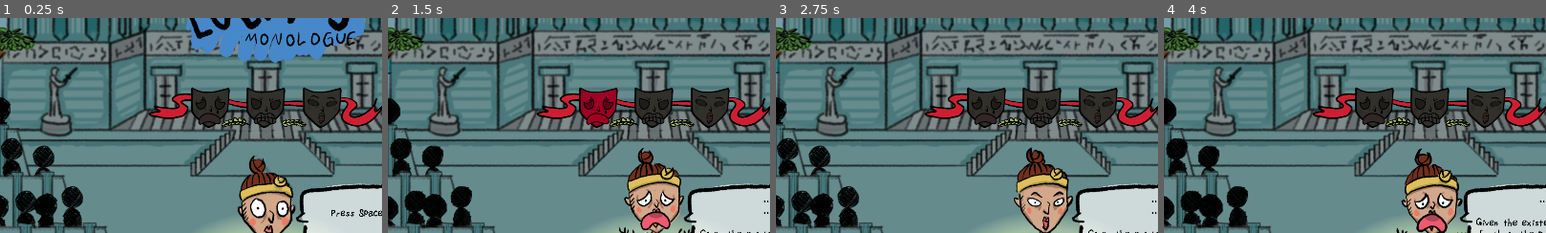
Above: before the commit, frames 1-4 (left to right).
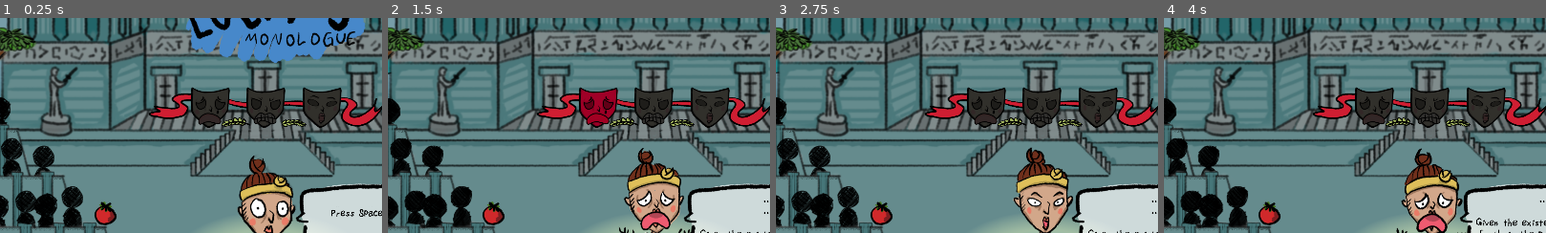
Above: after the commit, the same moments.

Repository: FaunaPolaris/microjam032
Game: Godot game, scene res://Emotions/match_game.tscn
Two runs of this game, one before a commit and one after it. Both use one fixed random seed, a clock stepped at 60 frames per second and the inputs below. Sound files missing from this copy of the repository are replaced by a short silence.
Inputs:
- Up to frame 1 (0.25 s): no input
- Up to frame 2 (1.5 s): tap Space at 0.5 s; hold Right (ui_right) 0.53-1.28 s; tap Enter (ui_accept) at 0.77 s; hold Left (ui_left) from 1.28 s (still down)
- Up to frame 3 (2.75 s): tap Enter (ui_accept) at 1.52 s; release Left (ui_left) at 2.03 s; hold Right (ui_right) from 2.03 s (still down)
- Up to frame 4 (4 s): release Right (ui_right) at 2.78 s; hold Up (ui_up) 2.78-3.53 s; tap Enter (ui_accept) at 3.02, 3.77 s; hold Left (ui_left) from 3.53 s (still down)
The pictures show only the part of the screen within x 15-65%, y 25-75%; the shares and areas given below are measured in that part.

The runs differ from the first frame. In frame 1, 0.5% of the frame differs, in the area x 24-31%, y 85-97%; in frame 2, 0.5%; in frame 3, 0.5%; in frame 4, 0.5%.

Commit message:
win and lose art

Diff:
--- a/Emotions/match_game.tscn
+++ b/Emotions/match_game.tscn
@@ -7,6 +7,7 @@
 [ext_resource type="Texture2D" uid="uid://c4y3s45irlxsx" path="res://assets/logo.png" id="5_d37a6"]
 [ext_resource type="Script" path="res://text.gd" id="5_tv51t"]
 [ext_resource type="PackedScene" uid="uid://cd0dt0fax7g8p" path="res://keys.tscn" id="6_vhlq5"]
+[ext_resource type="Texture2D" uid="uid://cmicpww744lyp" path="res://assets/tomato.png" id="8_se4pq"]
 
 [sub_resource type="LabelSettings" id="LabelSettings_lcebt"]
 font = ExtResource("4_okqec")
@@ -35,6 +36,35 @@
 }, {
 "duration": 1.0,
 "texture": SubResource("AtlasTexture_p8fnx")
+}],
+"loop": true,
+"name": &"default",
+"speed": 5.0
+}]
+
+[sub_resource type="AtlasTexture" id="AtlasTexture_n6jq5"]
+atlas = ExtResource("8_se4pq")
+region = Rect2(0, 0, 100, 100)
+
+[sub_resource type="AtlasTexture" id="AtlasTexture_sv532"]
+atlas = ExtResource("8_se4pq")
+region = Rect2(100, 0, 100, 100)
+
+[sub_resource type="AtlasTexture" id="AtlasTexture_enobl"]
+atlas = ExtResource("8_se4pq")
+region = Rect2(200, 0, 100, 100)
+
+[sub_resource type="SpriteFrames" id="SpriteFrames_ch3f5"]
+animations = [{
+"frames": [{
+"duration": 1.0,
+"texture": SubResource("AtlasTexture_n6jq5")
+}, {
+"duration": 1.0,
+"texture": SubResource("AtlasTexture_sv532")
+}, {
+"duration": 1.0,
+"texture": SubResource("AtlasTexture_enobl")
 }],
 "loop": true,
 "name": &"default",
@@ -101,5 +131,11 @@
 [node name="keys" parent="." instance=ExtResource("6_vhlq5")]
 position = Vector2(1684, 900)
 
+[node name="tomato" type="AnimatedSprite2D" parent="."]
+position = Vector2(561, 762)
+scale = Vector2(0.77, 0.77)
+sprite_frames = SubResource("SpriteFrames_ch3f5")
+autoplay = "default"
+
 [connection signal="timeout" from="Timer" to="." method="_on_timer_timeout"]
 [connection signal="timeout" from="Label/text_speed" to="Label" method="_on_text_speed_timeout"]
Not shown: 1 places in Emotions/match_game.tscn that only renumber resources
Binary file added: assets/logo_itch.png
Not shown, added: assets/logo_itch.png.import
Binary file added: assets/lose screen.png
Not shown, added: assets/lose screen.png.import
Binary file added: assets/tomato.png
Not shown, added: assets/tomato.png.import
Binary file added: assets/win screen.png
Not shown, added: assets/win screen.png.import
Not shown, added: assets/logo_itch.png~
Not shown, added: assets/lose screen.kra
Not shown, added: assets/lose screen.kra~
(and 4 more such lines)
